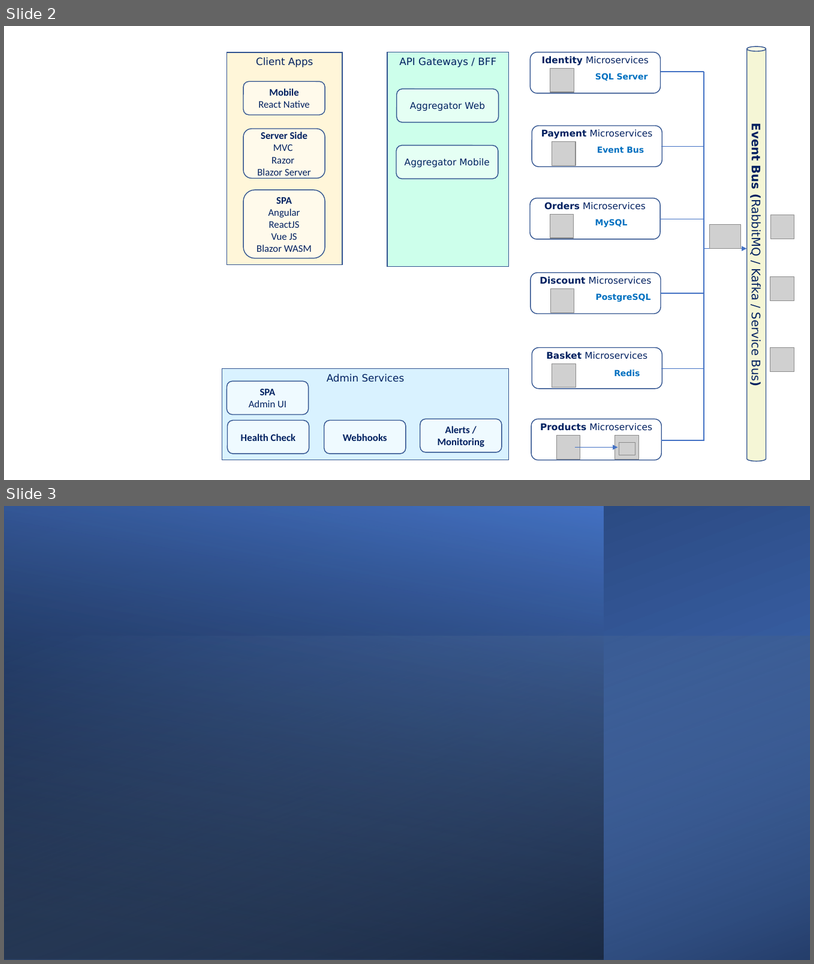
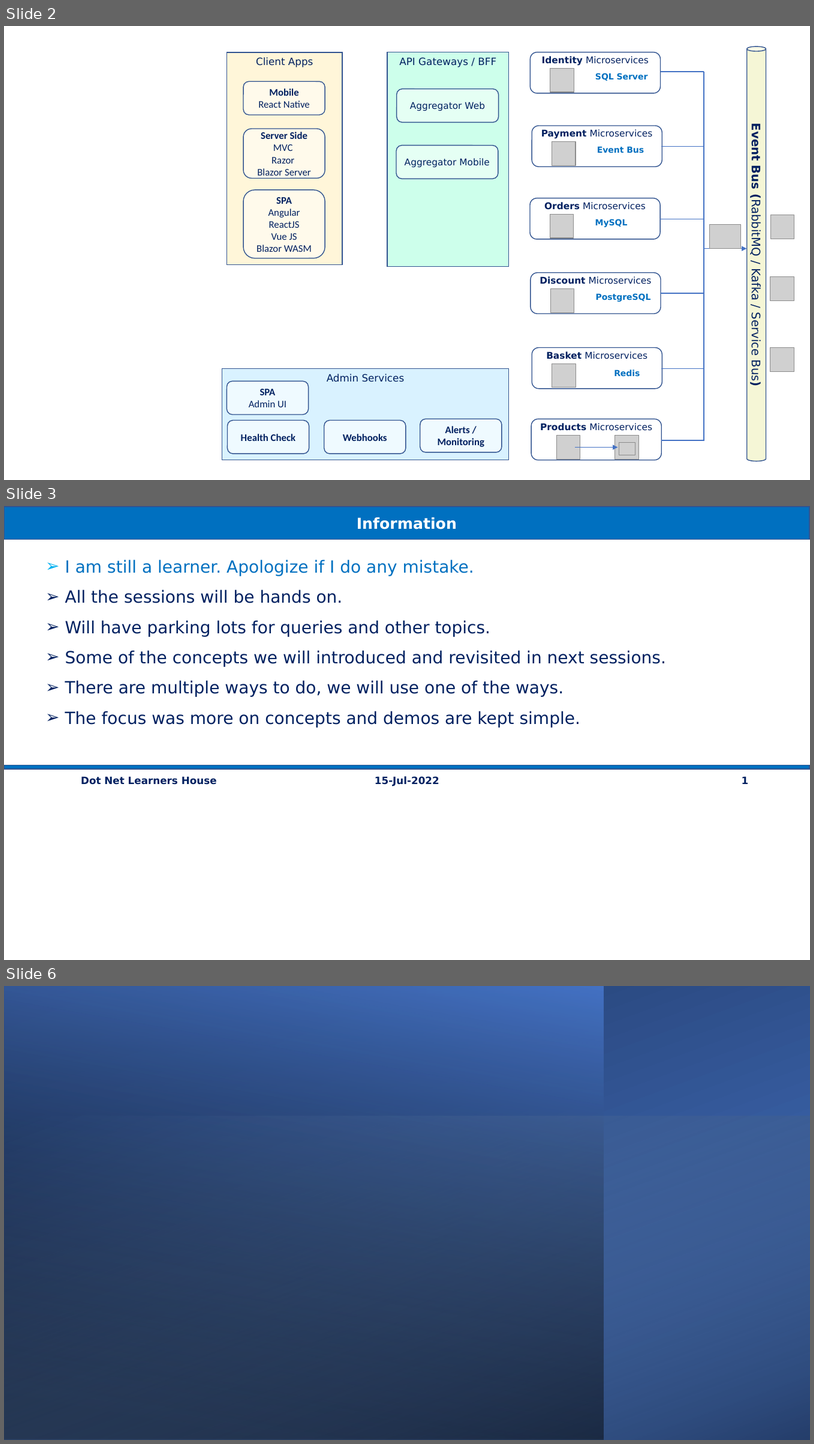
Before and after one commit to vishipayyallore/eshop-main, a slide deck: Documentation/Architecture.pptx. Shown one above the other, each under a label of ours: slides 2 and 3 before the commit, slides 2, 3 and 6 after it; the slides between them are not shown. The pictures are 814x964 and 814x1444 pixels, drawn with LibreOffice and Linux fonts; fonts in the diff are those of the drawing; grey boxes stand for pictures; background and template pictures are left out. Boxes give left, top, right and bottom in pixels: in the first picture for what was removed or moved away, otherwise in the second. Text is boxed around its words. In the diff, an @@ line names an element or a change of style, - is before the commit and + after.

Commit message:
Swamy/15may2022 architecture diagram other updates (#23)
* Architecture Diagram Updates

* Update OverAllArchitecture.PNG

* Few Changes

* Few Documentation Updates

```diff
--- a/Documentation/Architecture.pptx
+++ b/Documentation/Architecture.pptx
@@ slide 3 added at [4, 506, 810, 960], background #FFFFFF @@
@@ rectangle added at [4, 507, 810, 539], fill #0070C0, outline #325491 1 pt, 18 pt, text #FFFFFF, bold @@
+Information
@@ text added at [65, 559, 666, 727], 20 pt, text #002060 @@
+  ➢ I am still a learner. Apologize if I do any mistake.
+  ➢ All the sessions will be hands on.
+  ➢ Will have parking lots for queries and other topics.
+  ➢ Some of the concepts we will introduced and revisited in next sessions.
+  ➢ There are multiple ways to do, we will use one of the ways.
+  ➢ The focus was more on concepts and demos are kept simple.
@@ rectangle added at [4, 765, 810, 769], fill #0070C0, outline #325491 1 pt @@
@@ text added at [81, 776, 217, 784], 12 pt, text #002060, bold @@
+Dot Net Learners House
@@ text added at [375, 776, 440, 786], 12 pt, text #002060, bold @@
+15-Jul-2022
@@ text added at [742, 776, 749, 784], 12 pt, text #002060, bold @@
+1
@@ what was slide 3 is now slide 6 @@
```
Also in this commit, not shown: 6 other slides added, 2 other files.
